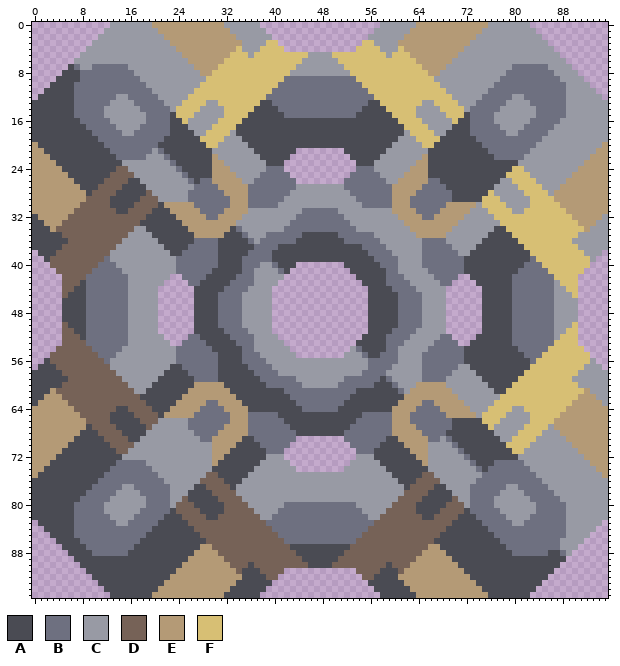
Edited in one commit: sprite sheet (sprites/blocks/craft/7w05.png). The picture above was drawn from the file before the commit.
The file is 96x96 pixels.
Palette (. is transparent): A #4a4b53  B #6e7080  C #989aa4  D #766257  E #b49a76  F #d7bf74
Once edited:
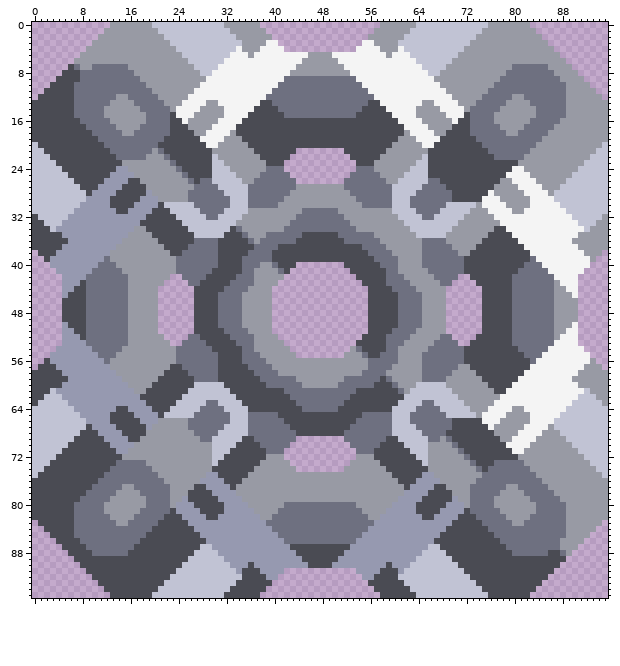
Edits made:
colour D: #766257 -> #9699b0
colour E: #b49a76 -> #c1c3d4
colour F: #d7bf74 -> #f4f4f4
Boxes around the changes in both pictures, in picture pixels (x1, y1, x2, y2):
changed: (32, 22, 608, 598)
